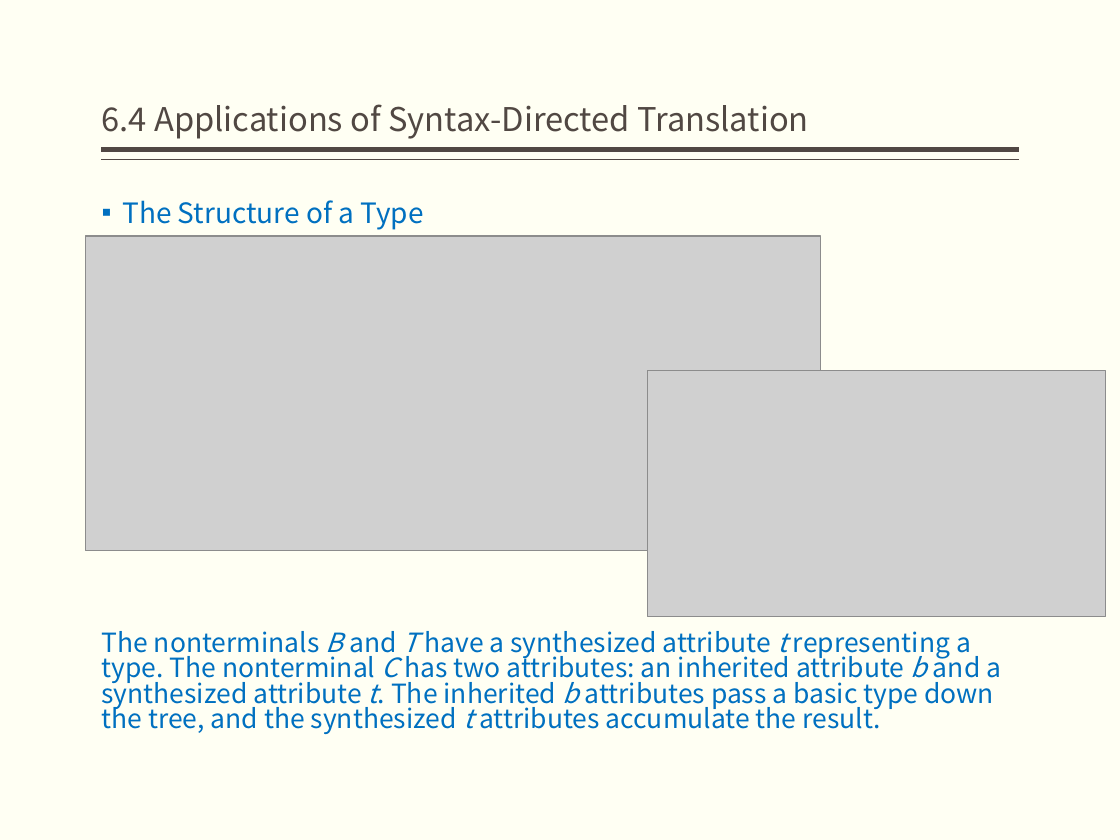
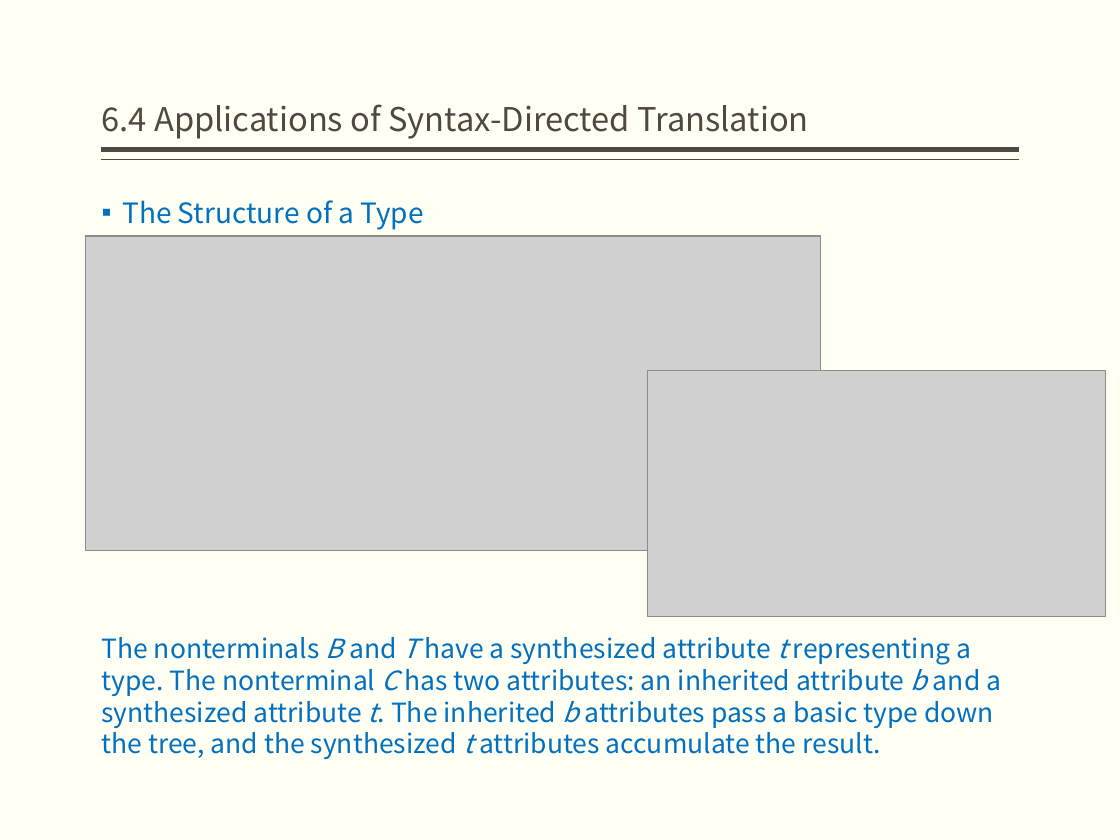
Before and after one commit to jz81/jz81.github.io, a slide deck: slide 26 of course/compiler/lecture/(Spring2020)Lecture6.pptx. Drawn at 1120x840 pixels with LibreOffice and Linux fonts; fonts in the diff are those of the drawing; grey boxes stand for pictures. Boxes give left, top, right and bottom in pixels: in the first picture for what was removed or moved away, otherwise in the second. Text is boxed around its words. In the diff, an @@ line names an element or a change of style, - is before the commit and + after.

```diff
--- a/course/compiler/lecture/(Spring2020)Lecture6.pptx
+++ b/course/compiler/lecture/(Spring2020)Lecture6.pptx
@@ text at (102, 637, 1001, 759): line spacing 0.8 to 1 @@
```
Also in this commit, not shown: 8 other slides changed.
